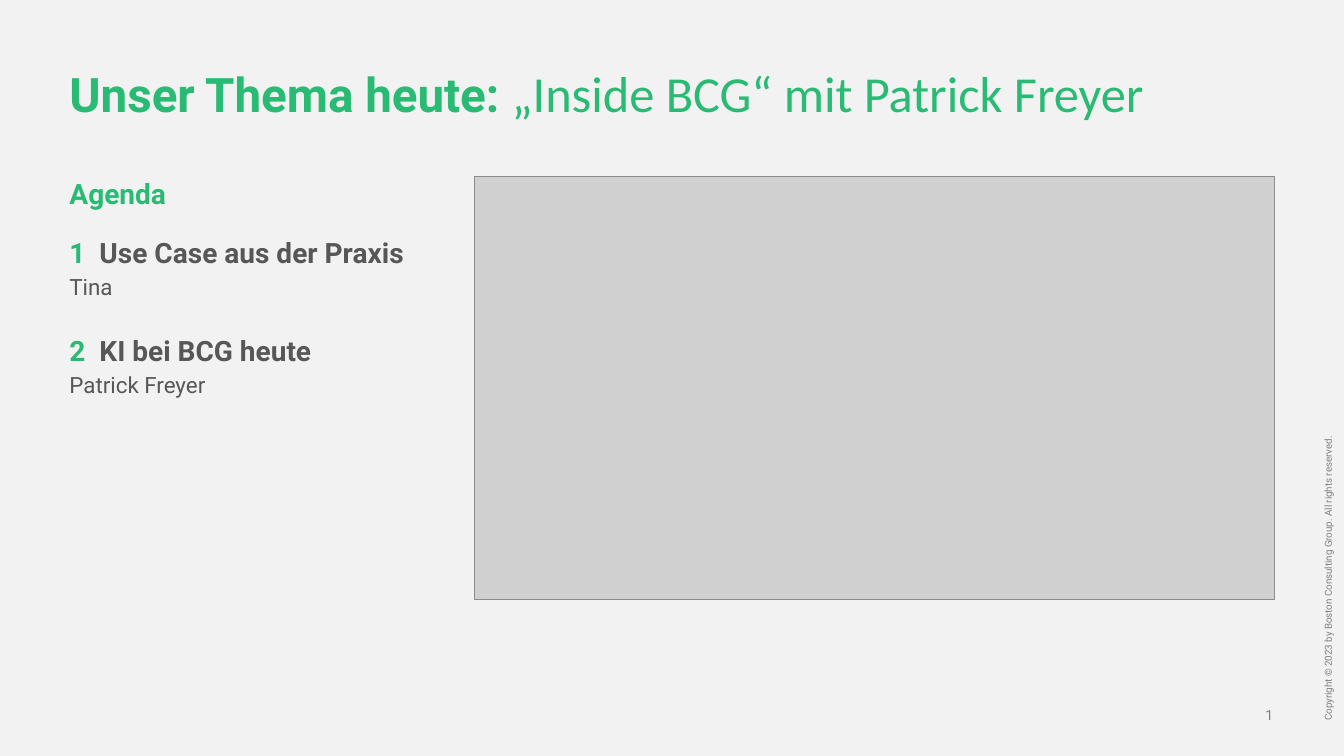
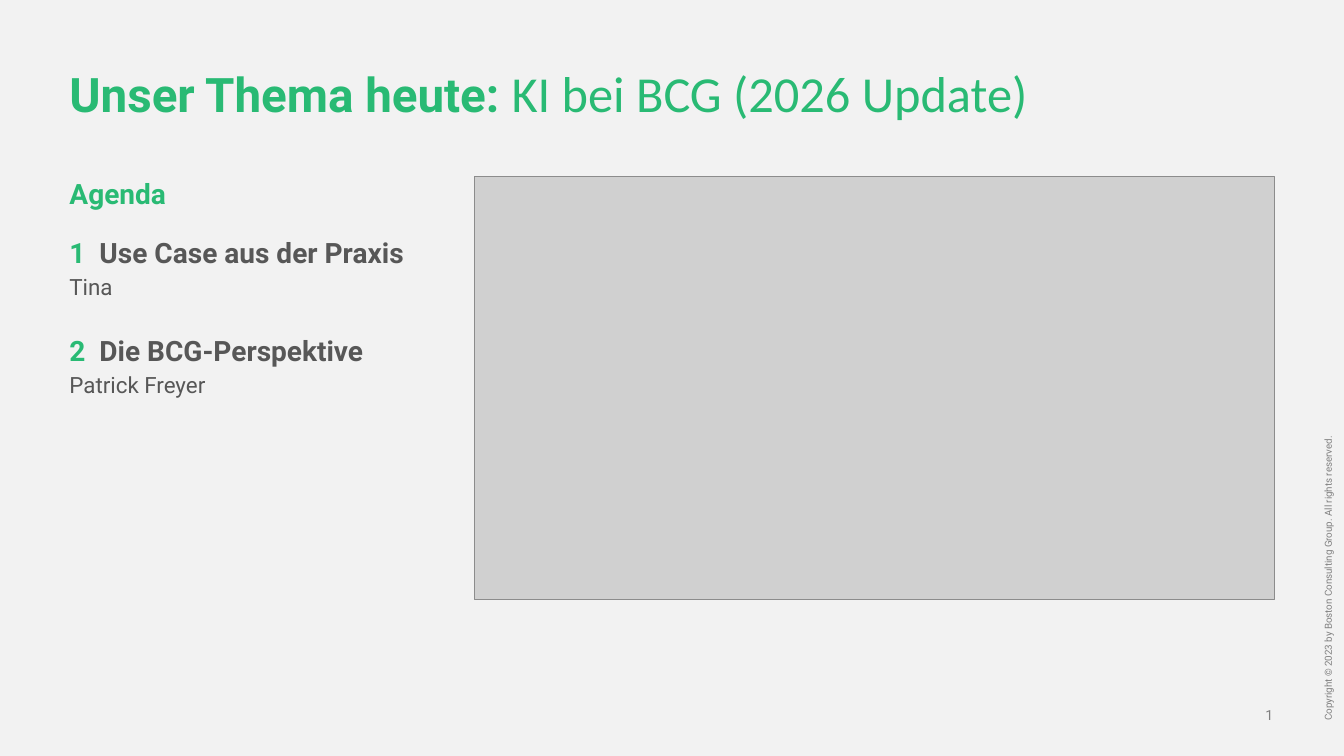
Before and after one commit to mareikejens/coaching, a slide deck: slide 2 of output/20261013_Womenpowerment_AI_Circle_24.pptx. Drawn at 1344x756 pixels with LibreOffice and Linux fonts; fonts in the diff are those of the drawing; grey boxes stand for pictures. Boxes give left, top, right and bottom in pixels: in the first picture for what was removed or moved away, otherwise in the second. Text is boxed around its words. In the diff, an @@ line names an element or a change of style, - is before the commit and + after.

```diff
--- a/output/20261013_Womenpowerment_AI_Circle_24.pptx
+++ b/output/20261013_Womenpowerment_AI_Circle_24.pptx
@@ title at (69,75,1028,120): text changed @@
-Unser Thema heute: „Inside BCG“ mit Patrick Freyer
+Unser Thema heute: KI bei BCG (2026 Update)
@@ text at (69,340,363,367): text changed @@
-2 KI bei BCG heute
+2 Die BCG-Perspektive
```
